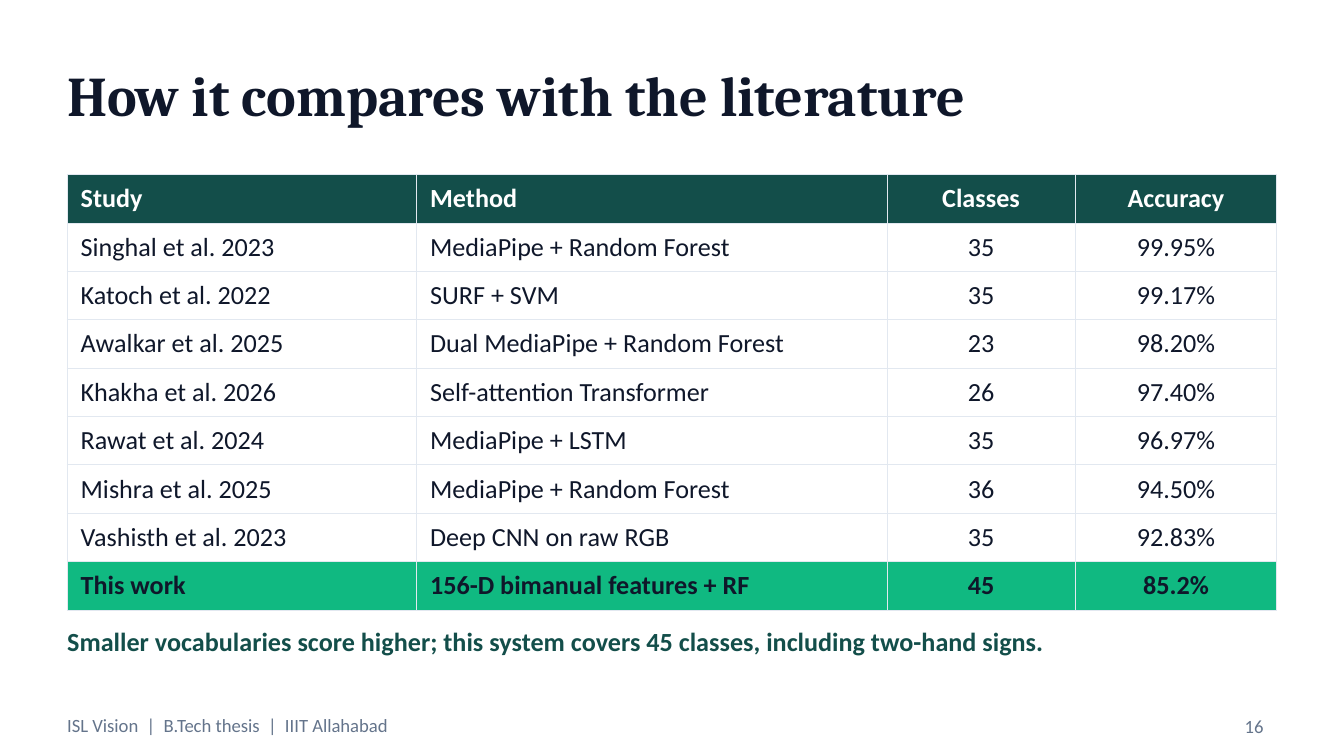
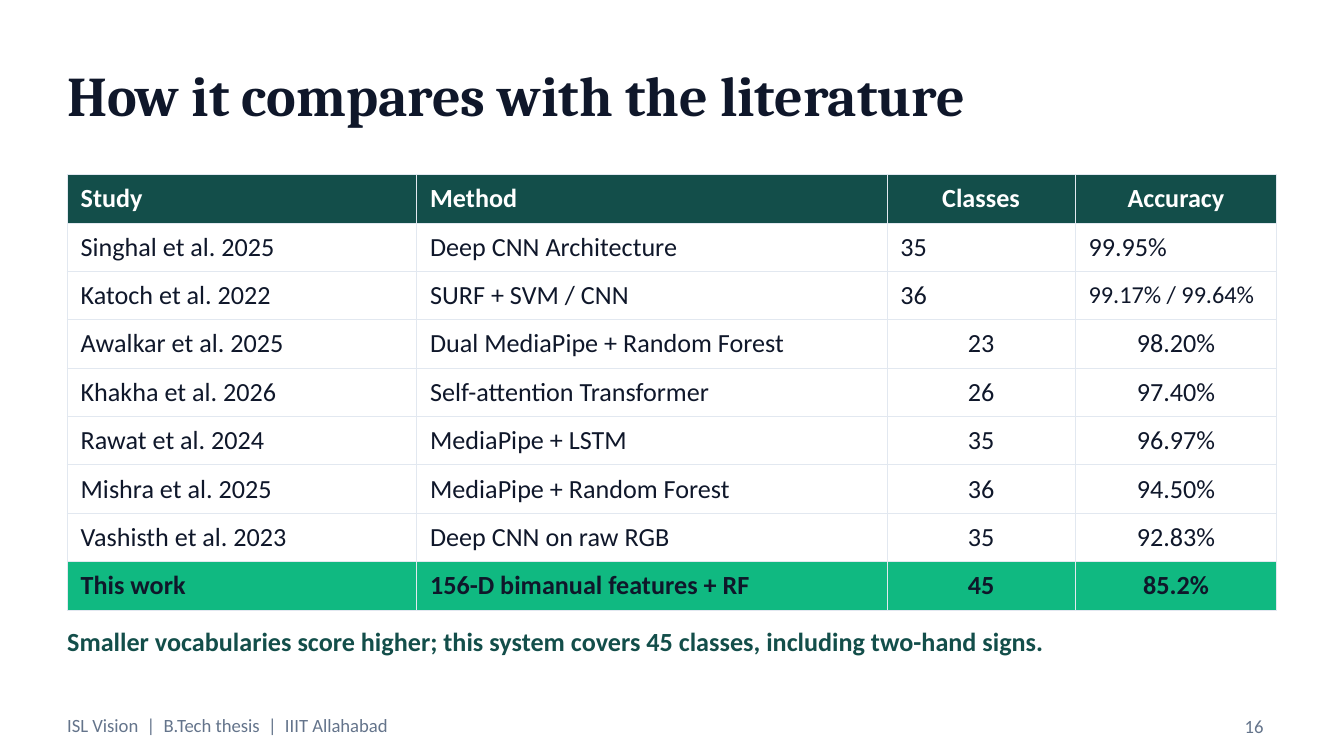
Before and after one commit to Rohitkumar-3103/Indian_Sign_Language_Projects, a slide deck: slide 16 of ISL_Thesis_Presentation.pptx. Drawn at 1344x756 pixels with LibreOffice and Linux fonts; fonts in the diff are those of the drawing. Boxes give left, top, right and bottom in pixels: in the first picture for what was removed or moved away, otherwise in the second. Text is boxed around its words. In the diff, an @@ line names an element or a change of style, - is before the commit and + after.

Commit message:
docs: resolve literature review mismatches on slides 4 & 16, add references slide & sheet, update Report.pdf

```diff
--- a/ISL_Thesis_Presentation.pptx
+++ b/ISL_Thesis_Presentation.pptx
@@ table at (x1=67, y1=175, x2=1277, y2=610) @@
-row 2, column 1: Singhal et al. 2023
+row 2, column 1: Singhal et al. 2025
-row 2, column 2: MediaPipe + Random Forest
+row 2, column 2: Deep CNN Architecture
-row 3: Katoch et al. 2022 | SURF + SVM | 35 | 99.17%
+row 3: Katoch et al. 2022 | SURF + SVM / CNN | 36 | 99.17% / 99.64%
@@ alignment centre to left @@
```
Also in this commit, not shown: 2 other slides changed, 1 slide added, 3 other files.
